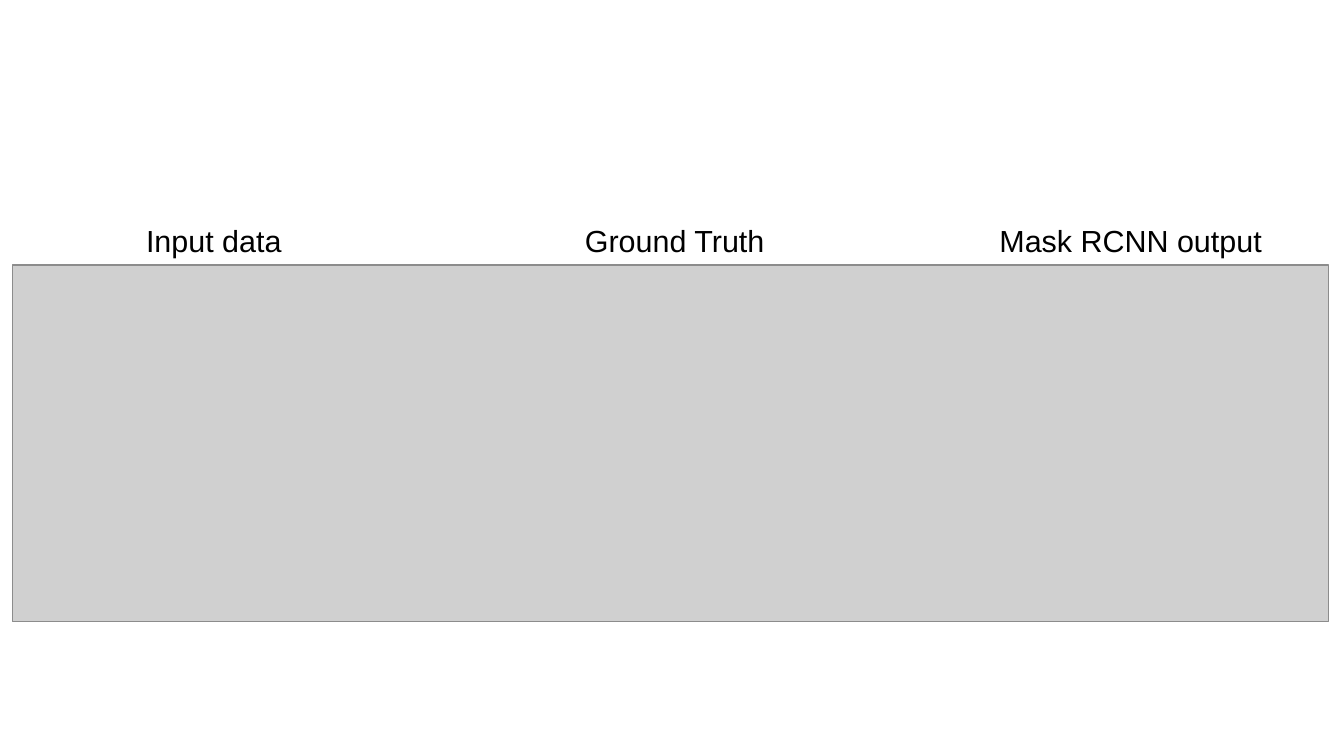
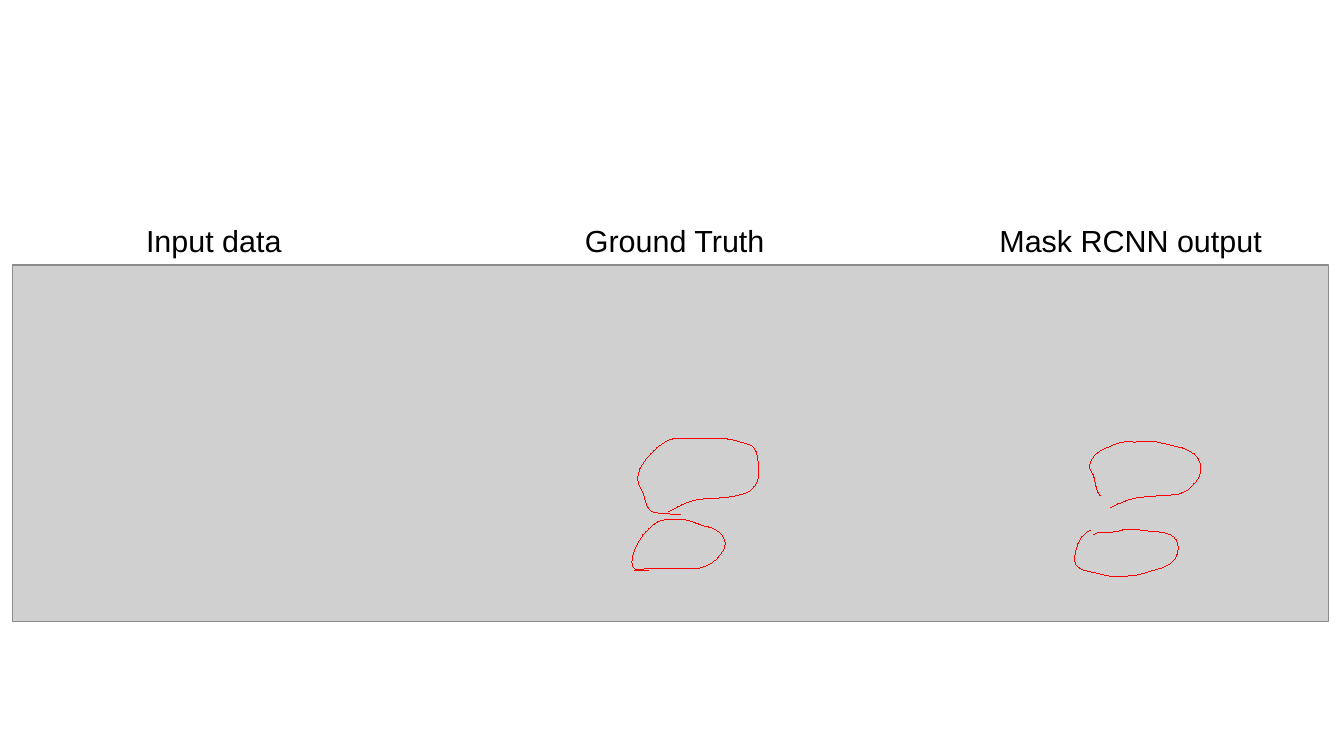
Before and after one commit to yxu233/RegRCNN, a slide deck: slide 1 of performance_examples.odp. Drawn at 1344x756 pixels with LibreOffice and Linux fonts; fonts in the diff are those of the drawing; grey boxes stand for pictures. Boxes give left, top, right and bottom in pixels: in the first picture for what was removed or moved away, otherwise in the second. Text is boxed around its words. In the diff, an @@ line names an element or a change of style, - is before the commit and + after.

```diff
--- a/performance_examples.odp
+++ b/performance_examples.odp
@@ freeform shape added at box(638, 439, 759, 515), outline #FF0000 0 pt @@
@@ freeform shape added at box(1090, 441, 1201, 507), outline #FF0000 0 pt @@
@@ freeform shape added at box(632, 520, 726, 571), outline #FF0000 0 pt @@
@@ freeform shape added at box(1074, 529, 1178, 577), outline #FF0000 0 pt @@
```
Also in this commit, not shown: 12 other files.
